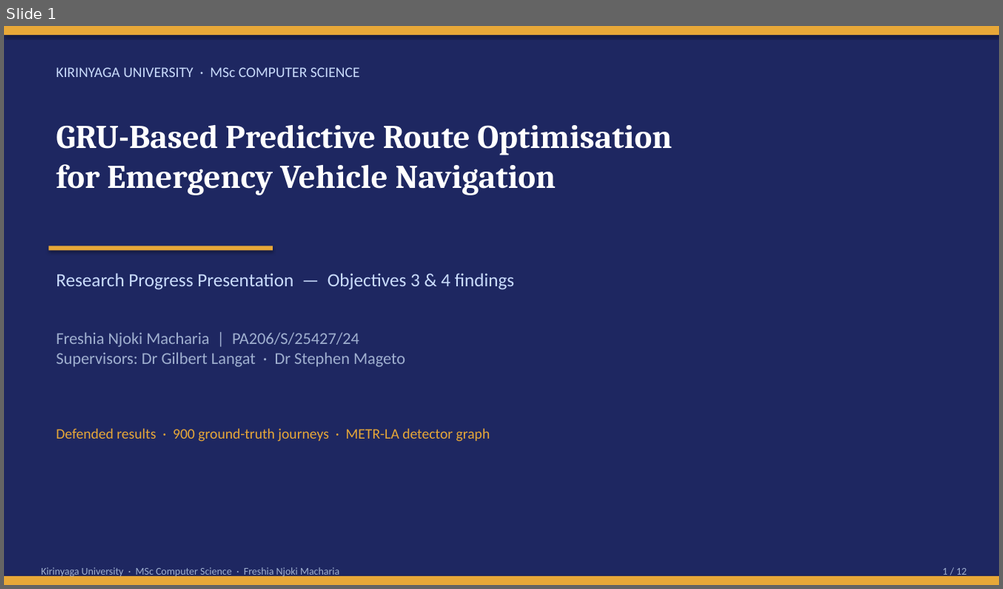
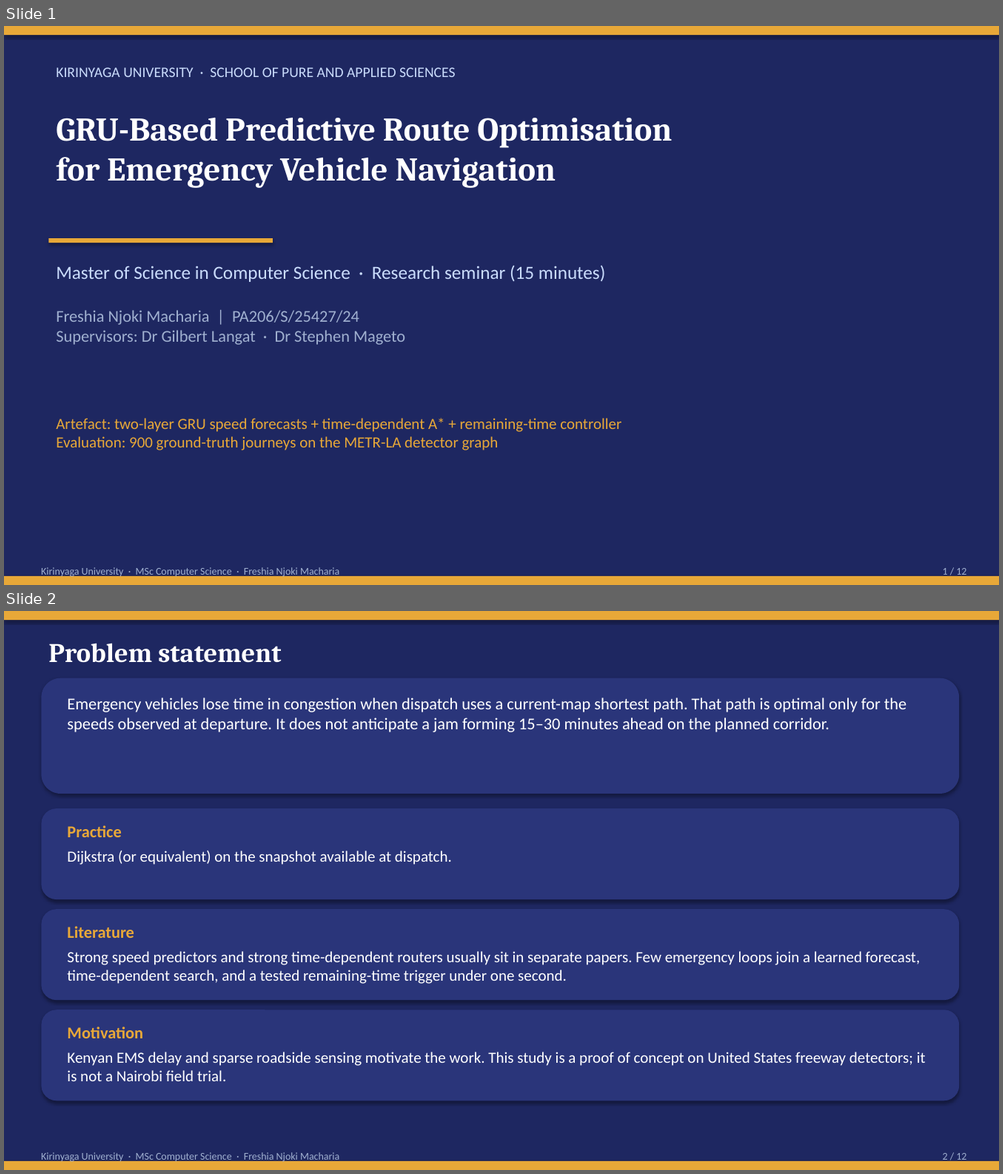
Before and after one commit to Freshia-Njoki/Emergency_Routing, a slide deck: docs/Freshia_Njoki_Obj34_Findings_Presentation.pptx. Shown one above the other, each under a label of ours: slide 1 before the commit, slides 1 and 2 after it. The pictures are 1003x589 and 1003x1174 pixels, drawn with LibreOffice and Linux fonts; fonts in the diff are those of the drawing. Boxes give left, top, right and bottom in pixels: in the first picture for what was removed or moved away, otherwise in the second. Text is boxed around its words. In the diff, an @@ line names an element or a change of style, - is before the commit and + after.

```diff
--- a/docs/Freshia_Njoki_Obj34_Findings_Presentation.pptx
+++ b/docs/Freshia_Njoki_Obj34_Findings_Presentation.pptx
@@ slide 2 added at (x1=4, y1=611, x2=999, y2=1170), background #1E2761 @@
@@ rectangle added at (x1=4, y1=611, x2=999, y2=620), fill #E8A838 @@
@@ text added at (x1=48, y1=643, x2=281, y2=663), 26 pt, text #FFFFFF, bold @@
+Problem statement
@@ rounded rectangle added at (x1=41, y1=678, x2=959, y2=794), fill #2A357A @@
@@ text added at (x1=67, y1=698, x2=906, y2=732), 16 pt, text #FFFFFF @@
+Emergency vehicles lose time in congestion when dispatch uses a current-map shortest path. That path is optimal only for the speeds observed at departure. It does not anticipate a jam forming 15–30 minutes ahead on the planned corridor.
@@ rounded rectangle added at (x1=41, y1=809, x2=959, y2=900), fill #2A357A @@
@@ text added at (x1=67, y1=826, x2=121, y2=837), 16 pt, text #E8A838, bold @@
+Practice
@@ text added at (x1=67, y1=851, x2=452, y2=865), 15 pt, text #FFFFFF @@
+Dijkstra (or equivalent) on the snapshot available at dispatch.
@@ rounded rectangle added at (x1=41, y1=909, x2=959, y2=1000), fill #2A357A @@
@@ text added at (x1=67, y1=926, x2=134, y2=938), 16 pt, text #E8A838, bold @@
+Literature
@@ text added at (x1=67, y1=951, x2=919, y2=984), 15 pt, text #FFFFFF @@
+Strong speed predictors and strong time-dependent routers usually sit in separate papers. Few emergency loops join a learned forecast, time-dependent search, and a tested remaining-time trigger under one second.
@@ rounded rectangle added at (x1=41, y1=1010, x2=959, y2=1101), fill #2A357A @@
@@ text added at (x1=67, y1=1027, x2=143, y2=1039), 16 pt, text #E8A838, bold @@
+Motivation
@@ text added at (x1=67, y1=1052, x2=925, y2=1082), 15 pt, text #FFFFFF @@
+Kenyan EMS delay and sparse roadside sensing motivate the work. This study is a proof of concept on United States freeway detectors; it is not a Nairobi field trial.
@@ rectangle added at (x1=4, y1=1162, x2=999, y2=1170), fill #E8A838 @@
@@ text added at (x1=41, y1=1153, x2=339, y2=1163), 10 pt, text #A0B0D0 @@
+Kirinyaga University · MSc Computer Science · Freshia Njoki Macharia
@@ text added at (x1=942, y1=1153, x2=966, y2=1163), 10 pt, text #A0B0D0 @@
+2 / 12
@@ slide 1 changed as well @@
@@ text at (x1=56, y1=67, x2=455, y2=77): text changed @@
-KIRINYAGA UNIVERSITY · MSc COMPUTER SCIENCE
+KIRINYAGA UNIVERSITY · SCHOOL OF PURE AND APPLIED SCIENCES
@@ text "GRU-Based Predictive Route Optimisation for ..." moved from (x1=56, y1=125, x2=671, y2=195) to (x1=56, y1=118, x2=671, y2=188) @@
@@ rectangle moved from (x1=48, y1=246, x2=273, y2=250) to (x1=48, y1=238, x2=273, y2=243) @@
@@ text at (x1=56, y1=266, x2=605, y2=282): text changed @@
-Research Progress Presentation — Objectives 3 & 4 findings
+Master of Science in Computer Science · Research seminar (15 minutes)
@@ text "Freshia Njoki Macharia | PA206/S/25427/24 ..." moved from (x1=56, y1=332, x2=405, y2=367) to (x1=56, y1=310, x2=405, y2=345) @@
@@ text at (x1=56, y1=418, x2=621, y2=451): text changed; size 14 to 15 pt @@
-Defended results · 900 ground-truth journeys · METR-LA detector graph
+Artefact: two-layer GRU speed forecasts + time-dependent A* + remaining-time controller
+Evaluation: 900 ground-truth journeys on the METR-LA detector graph
```
Also in this commit, not shown: 6 other slides changed, 4 other slides added, 5 slides removed, 12 other files.
